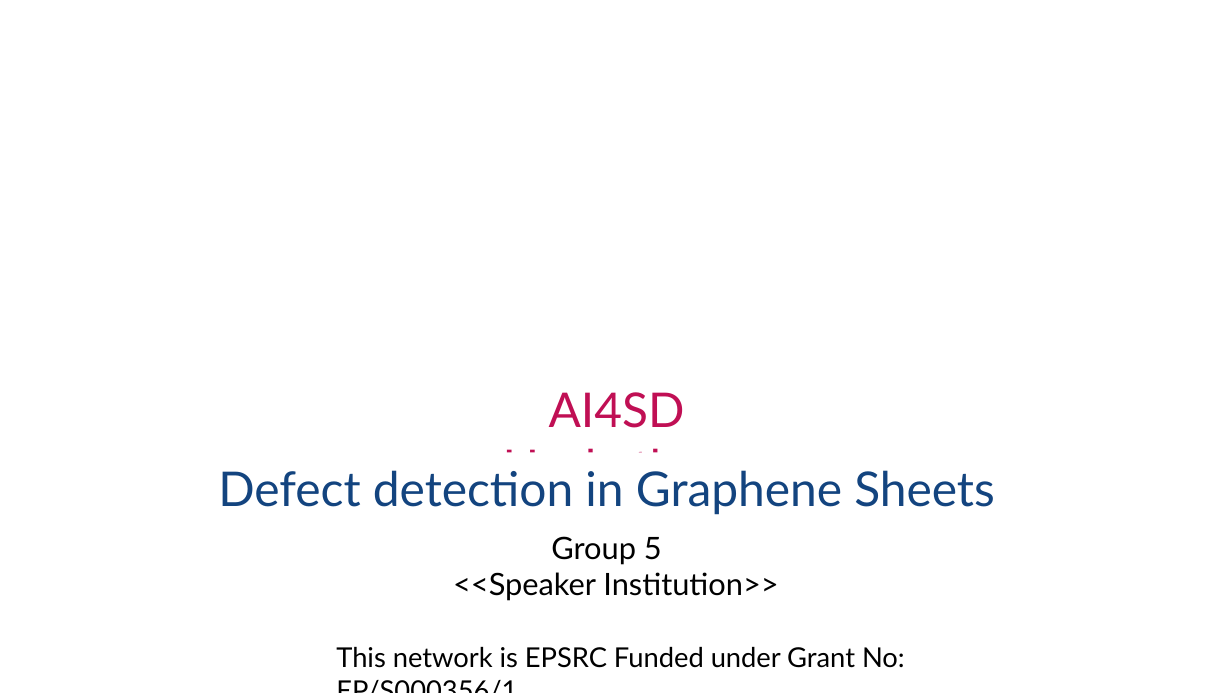
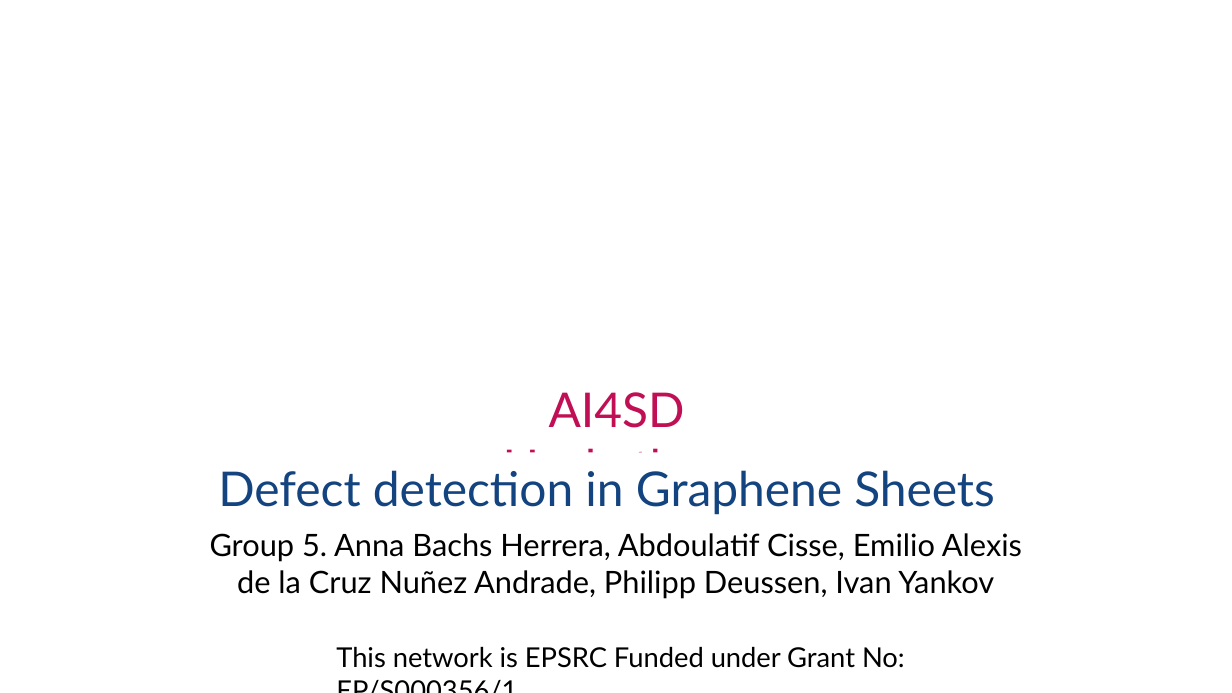
Before and after one commit to IvanYankov993/hackathon_group_5, a slide deck: slide 1 of Report and Presentation/Presentation/AI4SDMLSummerSchool_Group5.pptx. Drawn at 1232x693 pixels with LibreOffice and Linux fonts; fonts in the diff are those of the drawing; background and template pictures are left out. Boxes give left, top, right and bottom in pixels: in the first picture for what was removed or moved away, otherwise in the second. Text is boxed around its words. In the diff, an @@ line names an element or a change of style, - is before the commit and + after.

Commit message:
Final presentation ppt uploaded

```diff
--- a/Report and Presentation/Presentation/AI4SDMLSummerSchool_Group5.pptx
+++ b/Report and Presentation/Presentation/AI4SDMLSummerSchool_Group5.pptx
@@ text at [210,533,1022,599]: text changed @@
-Group 5
+Group 5. Anna Bachs Herrera, Abdoulatif Cisse, Emilio Alexis de la Cruz Nuñez Andrade, Philipp Deussen, Ivan Yankov
```
Also in this commit, not shown: 2 other files.
